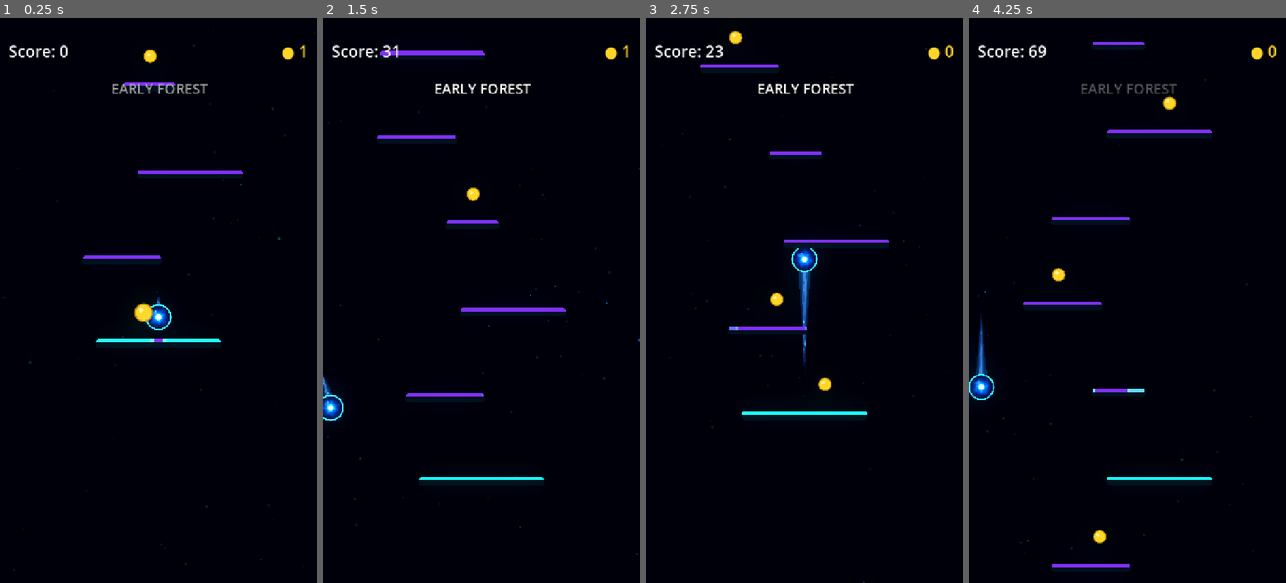
Above: before the commit, frames 1-4 (left to right).
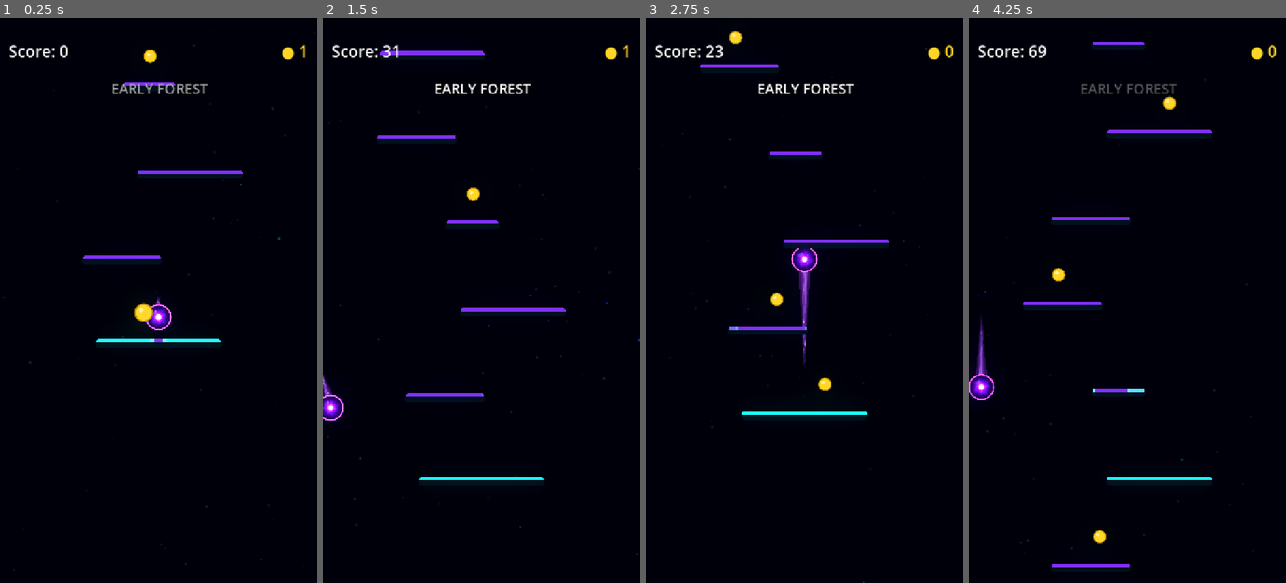
Above: after the commit, the same moments.

Repository: Kryodo/TowerJump
Game: Godot game, scene res://scenes/main.tscn
The game is run twice, just before and just after one commit, with the same random seed, the same clock (stepped at 60 frames per second) and the same inputs.
Inputs (mouse positions are in pixels of both pictures, inside the frame that each line leads up to):
- Up to frame 1 (0.25 s): no input
- Up to frame 2 (1.5 s): move the mouse to (551, 272) at 0.52 s; hold Right (ui_right) 0.53-1.25 s; click (551, 272) at 0.67 s; drag from (418, 328) to (471, 193) at 1.27 s
- Up to frame 3 (2.75 s): click "Nochmal spielen" at 2 s
- Up to frame 4 (4.25 s): move the mouse to (1159, 176) at 2.77 s; hold Right (ui_right) 2.78-3.5 s; drag from (1111, 413) to (1057, 215) at 3.52 s

The runs differ from the first frame. In frame 1, 0.3% of the frame differs, in the area x 46-55%, y 49-56%; in frame 2, 0.3%; in frame 3, 0.6%, in the area x 45-55%, y 40-62%; in frame 4, 0.5%.

Commit message:
Godot experiment-ball-comet-visuals sterilization

Diff:
--- a/scenes/ball.tscn
+++ b/scenes/ball.tscn
@@ -6,24 +6,21 @@
 [ext_resource type="Shader" uid="uid://berr1ad3exlim" path="res://scenes/ball_trail_energy.gdshader" id="3_eew57"]
 [ext_resource type="Texture2D" uid="uid://bdjibaetopyy2" path="res://Assets/ball_mask.png" id="3_f7cbr"]
 [ext_resource type="Texture2D" uid="uid://cxkt5pn1abx0k" path="res://Assets/soft_energy_particle.png" id="4_jj7gd"]
-[ext_resource type="Texture2D" path="res://Assets/energy_particle_atlas.png" id="5_energy_atlas"]
+[ext_resource type="Texture2D" uid="uid://x4vri0ghb2xn" path="res://Assets/energy_particle_atlas.png" id="5_energy_atlas"]
 
 [sub_resource type="Curve" id="Curve_iijjg"]
 _data = [Vector2(0, 1), 0.0, -1.1999999, 0, 1, Vector2(0.15, 0.82), -1.1999999, -1.1999999, 1, 1, Vector2(0.4, 0.52), -1.1999999, -1.08, 1, 1, Vector2(0.65, 0.25), -1.08, -0.8499998, 1, 1, Vector2(0.85, 0.08), -0.8499998, -0.5333334, 1, 1, Vector2(1, 0), -0.5333334, 0.0, 1, 0]
 point_count = 6
 
-
-[sub_resource type="AtlasTexture" id="AtlasTexture_ball_diamond"]
-atlas = ExtResource("5_energy_atlas")
-region = Rect2(16, 0, 16, 16)
-
-[sub_resource type="AtlasTexture" id="AtlasTexture_ball_shard"]
-atlas = ExtResource("5_energy_atlas")
-region = Rect2(32, 0, 16, 16)
-
-[sub_resource type="AtlasTexture" id="AtlasTexture_ball_square"]
-atlas = ExtResource("5_energy_atlas")
-region = Rect2(64, 0, 16, 16)
+[sub_resource type="Gradient" id="Gradient_f7kxq"]
+offsets = PackedFloat32Array(0, 0.26666668, 0.6, 0.8, 1)
+colors = PackedColorArray(0, 0.8980392, 1, 0.46, 0, 0.8117647, 0.9098039, 0.3, 0, 0.6156863, 0.70980394, 0.16, 0, 0.40784314, 0.47058824, 0.06, 1, 1, 1, 0)
+metadata/_snap_enabled = true
+metadata/_snap_count = 15
+
+[sub_resource type="Curve" id="Curve_4dx81"]
+_data = [Vector2(0, 1), 0.0, -0.70625985, 0, 1, Vector2(0.35000002, 0.75280905), -0.70625985, -1.1420155, 1, 1, Vector2(0.655, 0.4044944), -1.1420155, -1.4589453, 1, 1, Vector2(0.85, 0.12), -1.4589453, -0.80000013, 1, 1, Vector2(1, 0), -0.80000013, 0.0, 1, 0]
+point_count = 5
 
 [sub_resource type="Gradient" id="Gradient_wisp_left"]
 offsets = PackedFloat32Array(0, 0.22, 0.65, 1)
@@ -32,22 +29,13 @@
 [sub_resource type="Gradient" id="Gradient_wisp_right"]
 offsets = PackedFloat32Array(0, 0.18, 0.58, 1)
 colors = PackedColorArray(1, 1, 1, 0.68, 1, 1, 1, 0.35, 1, 1, 1, 0.09, 1, 1, 1, 0)
-
-[sub_resource type="Gradient" id="Gradient_f7kxq"]
-offsets = PackedFloat32Array(0, 0.26666668, 0.6, 0.8, 1)
-colors = PackedColorArray(0, 0.8980392, 1, 0.46, 0, 0.8117647, 0.9098039, 0.30, 0, 0.6156863, 0.70980394, 0.16, 0, 0.40784314, 0.47058824, 0.06, 1, 1, 1, 0)
-metadata/_snap_enabled = true
-metadata/_snap_count = 15
 
 [sub_resource type="ShaderMaterial" id="ShaderMaterial_eew57"]
 shader = ExtResource("3_eew57")
 shader_parameter/flow_speed = 0.9
 shader_parameter/energy_strength = 1.350000064125
 shader_parameter/filament_strength = 1.7
-
-[sub_resource type="Curve" id="Curve_4dx81"]
-_data = [Vector2(0, 1), 0.0, -0.70625985, 0, 1, Vector2(0.35000002, 0.75280905), -0.70625985, -1.1420155, 1, 1, Vector2(0.655, 0.4044944), -1.1420155, -1.4589453, 1, 1, Vector2(0.85, 0.12), -1.4589453, -0.80000013, 1, 1, Vector2(1, 0), -0.80000013, 0.0, 1, 0]
-point_count = 5
+shader_parameter/palette_mode = 0
 
 [sub_resource type="Curve" id="Curve_f7kxq"]
 _data = [Vector2(0, 0), 0.0, 0.0, 0, 0, Vector2(0.05, 0.85), 0.0, 0.0, 0, 0, Vector2(0.12, 1), 0.0, 0.0, 0, 0, Vector2(0.35, 1), 0.0, 0.0, 0, 0, Vector2(0.6, 0.9), 0.0, 0.0, 0, 0, Vector2(0.82, 0.65), 0.0, 0.0, 0, 0, Vector2(1, 0), 0.0, 0.0, 0, 0]
@@ -127,8 +115,21 @@
 turbulence_influence_max = 0.2
 turbulence_influence_over_life = SubResource("CurveTexture_fwo8l")
 
+[sub_resource type="AtlasTexture" id="AtlasTexture_ball_diamond"]
+atlas = ExtResource("5_energy_atlas")
+region = Rect2(16, 0, 16, 16)
+
+[sub_resource type="AtlasTexture" id="AtlasTexture_ball_square"]
+atlas = ExtResource("5_energy_atlas")
+region = Rect2(64, 0, 16, 16)
+
+[sub_resource type="AtlasTexture" id="AtlasTexture_ball_shard"]
+atlas = ExtResource("5_energy_atlas")
+region = Rect2(32, 0, 16, 16)
+
 [sub_resource type="ShaderMaterial" id="ShaderMaterial_4dx81"]
 shader = ExtResource("2_f7cbr")
+shader_parameter/palette_mode = 0
 
 [node name="Ball" type="CharacterBody2D" unique_id=1745057106]
 script = ExtResource("1_ball")
@@ -138,6 +139,8 @@
 [node name="TrailVisual" type="Node2D" parent="." unique_id=2025838925]
 z_index = -1
 script = ExtResource("2_4dx81")
+visual_palette = 1
+wisp_strength = 2.0
 
 [node name="TrailAura" type="Line2D" parent="TrailVisual" unique_id=333510001]
 width = 34.0
@@ -147,7 +150,6 @@
 begin_cap_mode = 2
 end_cap_mode = 2
 antialiased = true
-
 
 [node name="WispLeft" type="Line2D" parent="TrailVisual" unique_id=1841021001]
 width = 6.0
@@ -184,30 +186,27 @@
 randomness = 0.45
 process_material = SubResource("ParticleProcessMaterial_fwo8l")
 
-
 [node name="TrailDiamonds" type="GPUParticles2D" parent="TrailVisual" unique_id=1841021003]
-amount = 8
+scale = Vector2(0.72, 0.72)
 texture = SubResource("AtlasTexture_ball_diamond")
-lifetime = 1.0
 randomness = 0.55
 process_material = SubResource("ParticleProcessMaterial_fwo8l")
-scale = Vector2(0.72, 0.72)
 
 [node name="TrailSquares" type="GPUParticles2D" parent="TrailVisual" unique_id=1841021004]
+scale = Vector2(0.7, 0.7)
 amount = 6
 texture = SubResource("AtlasTexture_ball_square")
 lifetime = 0.95
 randomness = 0.65
 process_material = SubResource("ParticleProcessMaterial_fwo8l")
-scale = Vector2(0.7, 0.7)
 
 [node name="TrailShards" type="GPUParticles2D" parent="TrailVisual" unique_id=1841021005]
+scale = Vector2(0.78, 0.78)
 amount = 5
 texture = SubResource("AtlasTexture_ball_shard")
 lifetime = 0.85
 randomness = 0.65
 process_material = SubResource("ParticleProcessMaterial_fwo8l")
-scale = Vector2(0.78, 0.78)
 
 [node name="Visual" type="Sprite2D" parent="." unique_id=213819786]
 material = SubResource("ShaderMaterial_4dx81")
